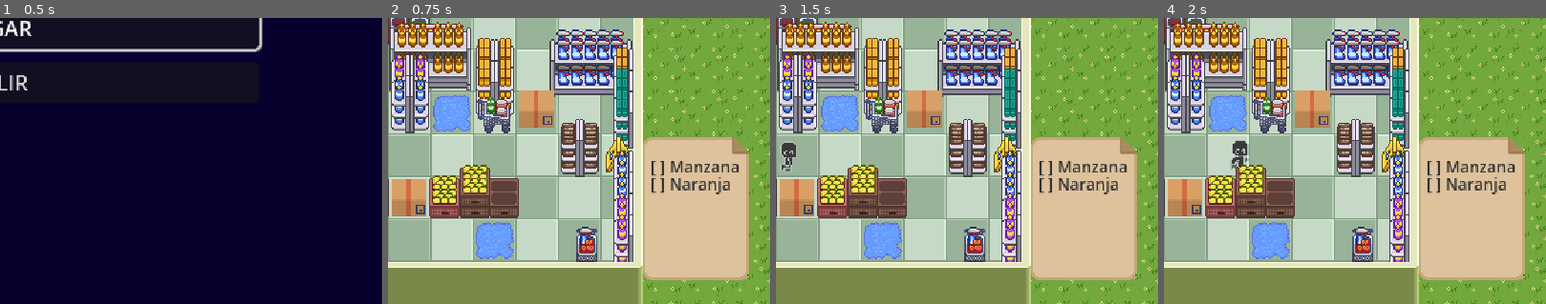
Above: before the commit, frames 1-4 (left to right).
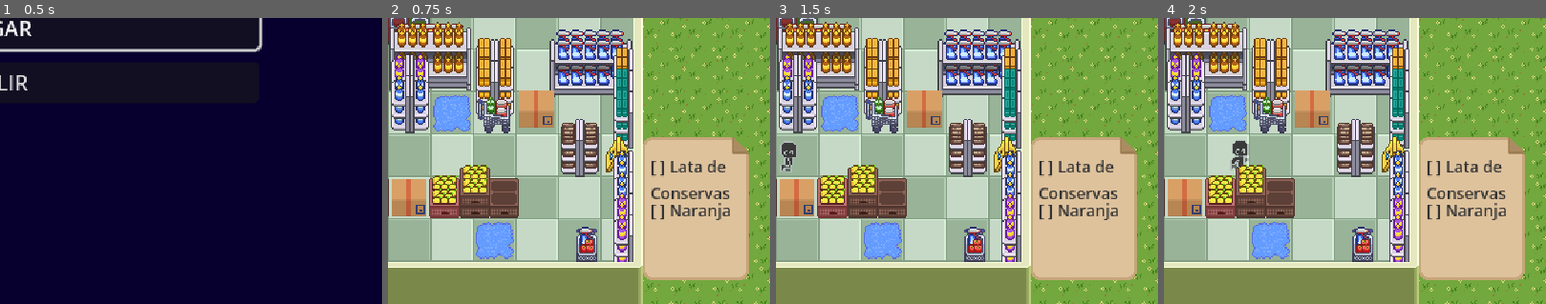
Above: after the commit, the same moments.

Repository: mateomendez2/SupermercadoArcade
Game: Godot game, scene res://scenes/ui/main_menu.tscn
Two runs of this game, one before a commit and one after it. Both use one fixed random seed, a clock stepped at 60 frames per second and the inputs below.
Inputs:
- Up to frame 1 (0.5 s): no input
- Up to frame 2 (0.75 s): click "JUGAR" at 0.5 s
- Up to frame 3 (1.5 s): hold D (move_right) from 1.28 s (still down); hold E (interact) from 1.28 s (still down)
- Up to frame 4 (2 s): keep holding D (move_right); keep holding E (interact)
The pictures show only the part of the screen within x 50-100%, y 50-100%; the shares and areas given below are measured in that part.

Frame 1 is identical in both runs. In frame 2, 1.6% of the frame differs, in the area x 68-92%, y 49-71%; in frame 3, 1.6%; in frame 4, 1.6%.

Commit message:
Actualización notas

Diff:
--- a/scenes/levels/nivel_1.tscn
+++ b/scenes/levels/nivel_1.tscn
@@ -4,7 +4,7 @@
 [ext_resource type="Script" uid="uid://b18pyff1crh7e" path="res://scripts/level_config.gd" id="1_82jax"]
 [ext_resource type="Script" uid="uid://dxd5nknl72iln" path="res://scripts/item_data.gd" id="2_72usu"]
 [ext_resource type="Texture2D" uid="uid://cn6eocf0dme6x" path="res://assets/ParedesySuelo.png" id="2_uc16u"]
-[ext_resource type="Resource" uid="uid://c2hcnm3r421sg" path="res://resources/items/apple.tres" id="3_11fms"]
+[ext_resource type="Resource" uid="uid://diedgqpaa8ohg" path="res://resources/items/can.tres" id="3_tiu8x"]
 [ext_resource type="Resource" uid="uid://b365fjxeb47u8" path="res://resources/items/orange.tres" id="4_oopf4"]
 [ext_resource type="PackedScene" uid="uid://b4gscj3tiyrfp" path="res://scenes/objects/crate_orange.tscn" id="4_s28vq"]
 [ext_resource type="Texture2D" uid="uid://7cj62ghthl0b" path="res://assets/pasto.png" id="5_e73x4"]
@@ -992,7 +992,7 @@
 [node name="Nivel_1" type="Node2D" unique_id=1358974874 groups=["CajasObstaculo"]]
 y_sort_enabled = true
 script = ExtResource("1_82jax")
-frutas_del_nivel = Array[ExtResource("2_72usu")]([ExtResource("3_11fms"), ExtResource("4_oopf4")])
+frutas_del_nivel = Array[ExtResource("2_72usu")]([ExtResource("3_tiu8x"), ExtResource("4_oopf4")])
 
 [node name="Floor" type="TileMapLayer" parent="." unique_id=1704604197]
 z_index = -1
--- a/scenes/ui/main.tscn
+++ b/scenes/ui/main.tscn
@@ -46,10 +46,10 @@
 anchors_preset = -1
 anchor_right = 1.0
 anchor_bottom = 1.0
-offset_left = 16.0
+offset_left = 6.0
 offset_top = 16.0
-offset_right = -16.0
-offset_bottom = -16.0
+offset_right = -6.0
+offset_bottom = -10.0
 grow_horizontal = 2
 grow_vertical = 2
 theme_override_constants/separation = -4
--- a/scripts/ui_manager.gd
+++ b/scripts/ui_manager.gd
@@ -38,11 +38,12 @@
 		var nuevo_texto = Label.new()
 		nuevo_texto.text = "[ ] " + item.item_name
 
-		# Cambiamos el color de la letra
+		# Cambiamos el color y tamaño
 		nuevo_texto.add_theme_color_override("font_color", Color(0.2, 0.2, 0.2))
+		nuevo_texto.add_theme_font_size_override("font_size", 12)
 
-		# NUEVA LÍNEA: Forzamos un tamaño de letra más pequeño (ej: 12 o 14)
-		nuevo_texto.add_theme_font_size_override("font_size", 12)
+		# ¡NUEVA LÍNEA! Activamos el salto de línea inteligente
+		nuevo_texto.autowrap_mode = TextServer.AUTOWRAP_WORD_SMART
 
 		# Lo añadimos a la pantalla
 		lista_visual.add_child(nuevo_texto)
Not shown, changed: docs/index.pck
